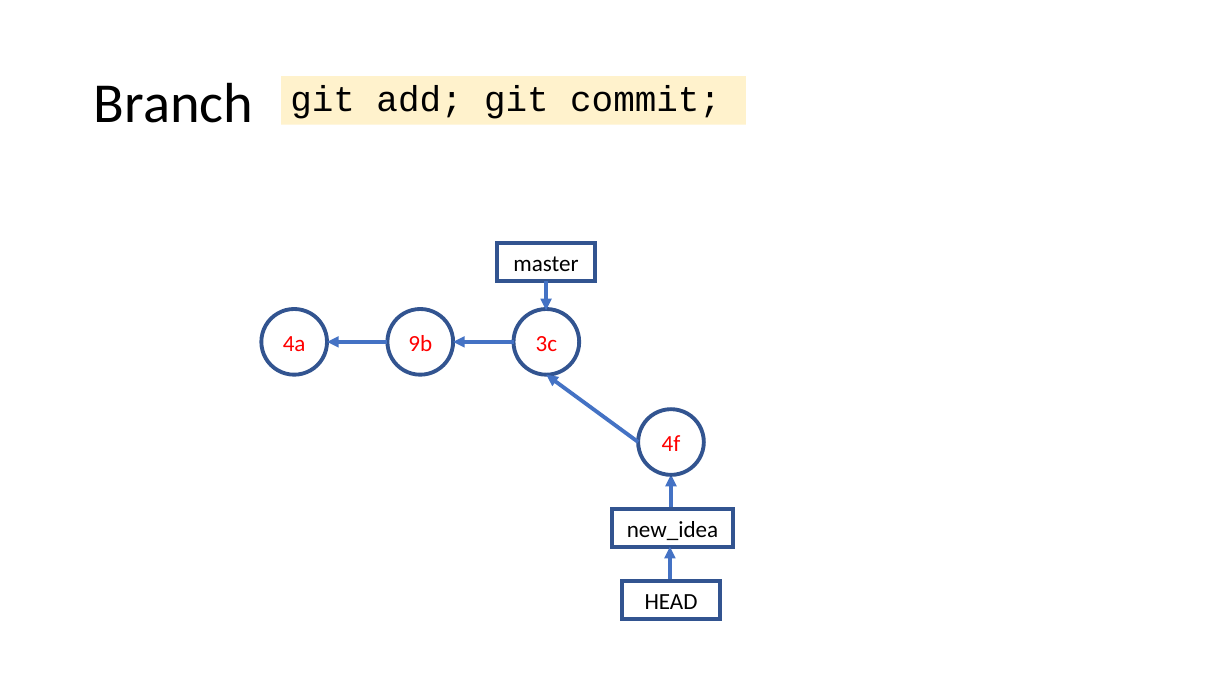
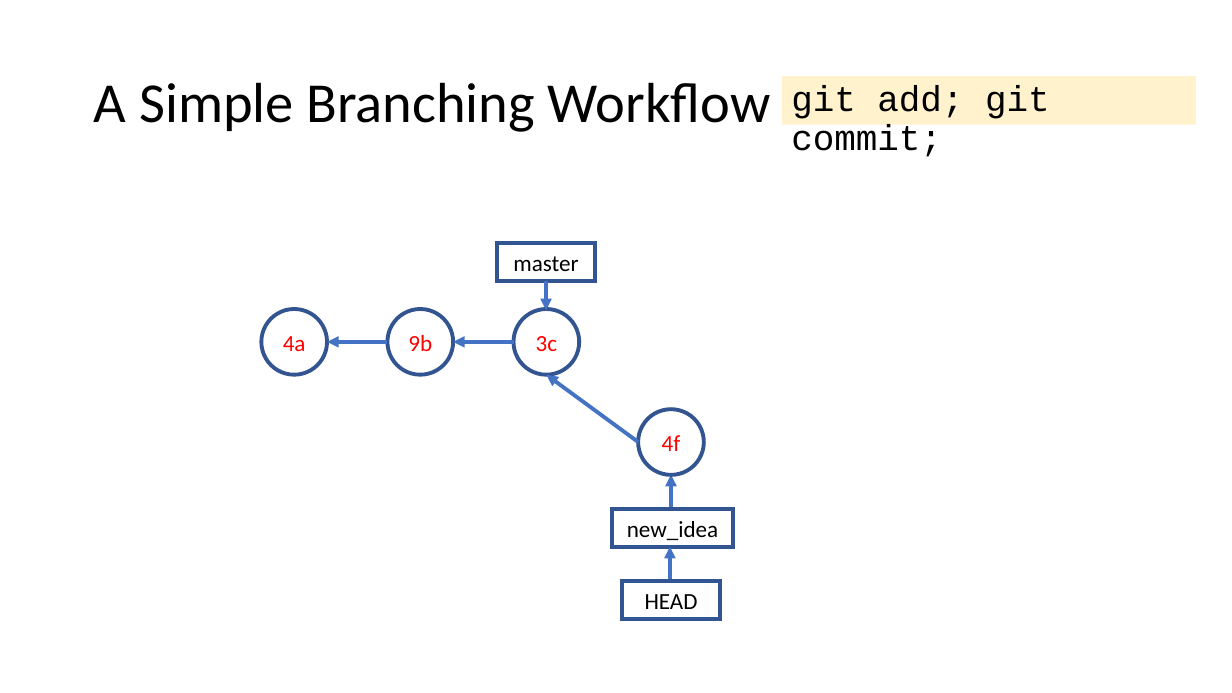
Before and after one commit to tdmdal/git-workshop, a slide deck: slide 36 of git_intro.pptx (slide 23 before the commit). Drawn at 1232x693 pixels with LibreOffice and Linux fonts; fonts in the diff are those of the drawing. Boxes give left, top, right and bottom in pixels: in the first picture for what was removed or moved away, otherwise in the second. Text is boxed around its words. In the diff, an @@ line names an element or a change of style, - is before the commit and + after.

Commit message:
rearranged slides based on dry run feedback

```diff
--- a/git_intro.pptx
+++ b/git_intro.pptx
@@ title at [94,82,771,132]: text changed @@
-Branch
+A Simple Branching Workflow
@@ rectangle "git add; git commit;": place and size @@
-rectangle "git add; git commit;" at [281,76,746,125]
+rectangle "git add; git commit;" at [783,76,1197,125]
```
Also in this commit, not shown: 18 other slides changed, 4 slides added, 1 slide removed, 2 other files.
